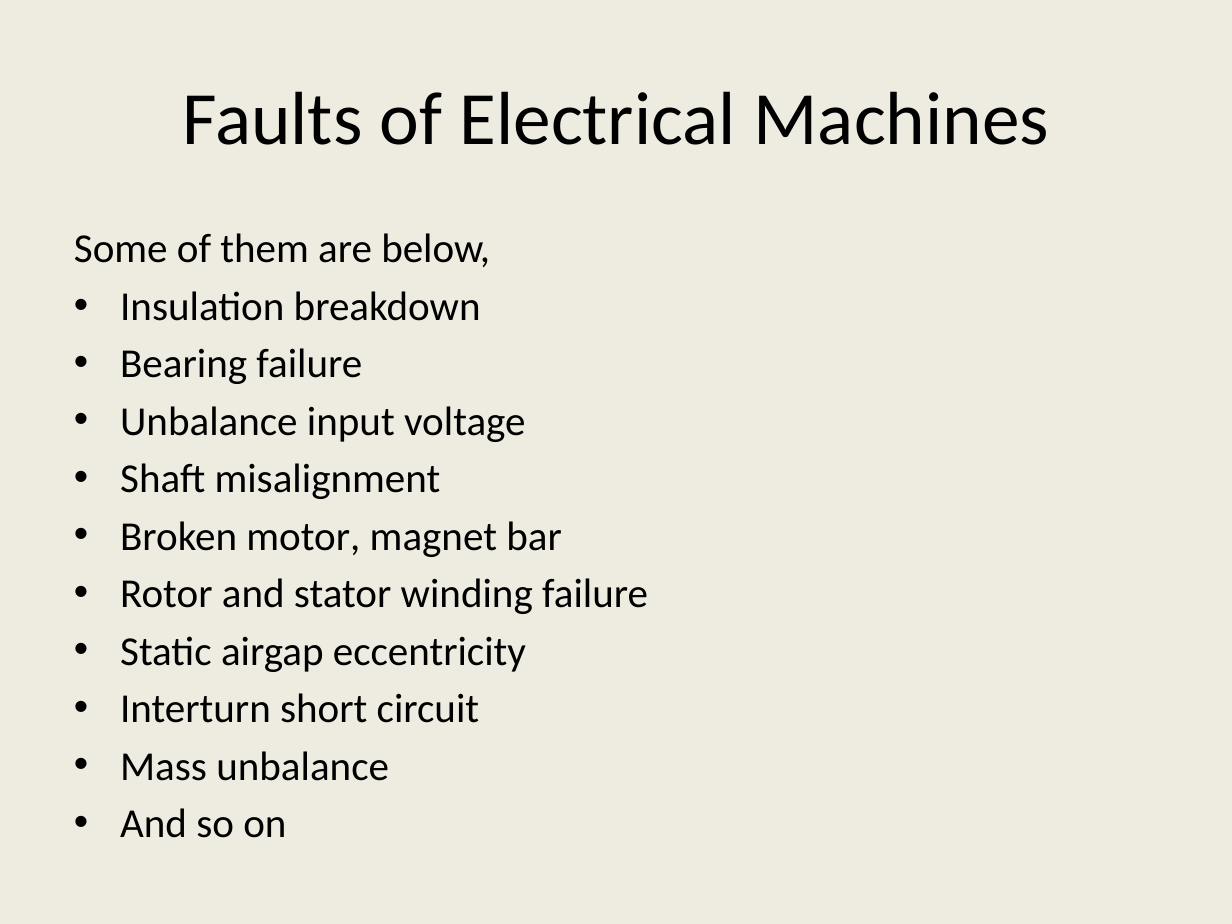
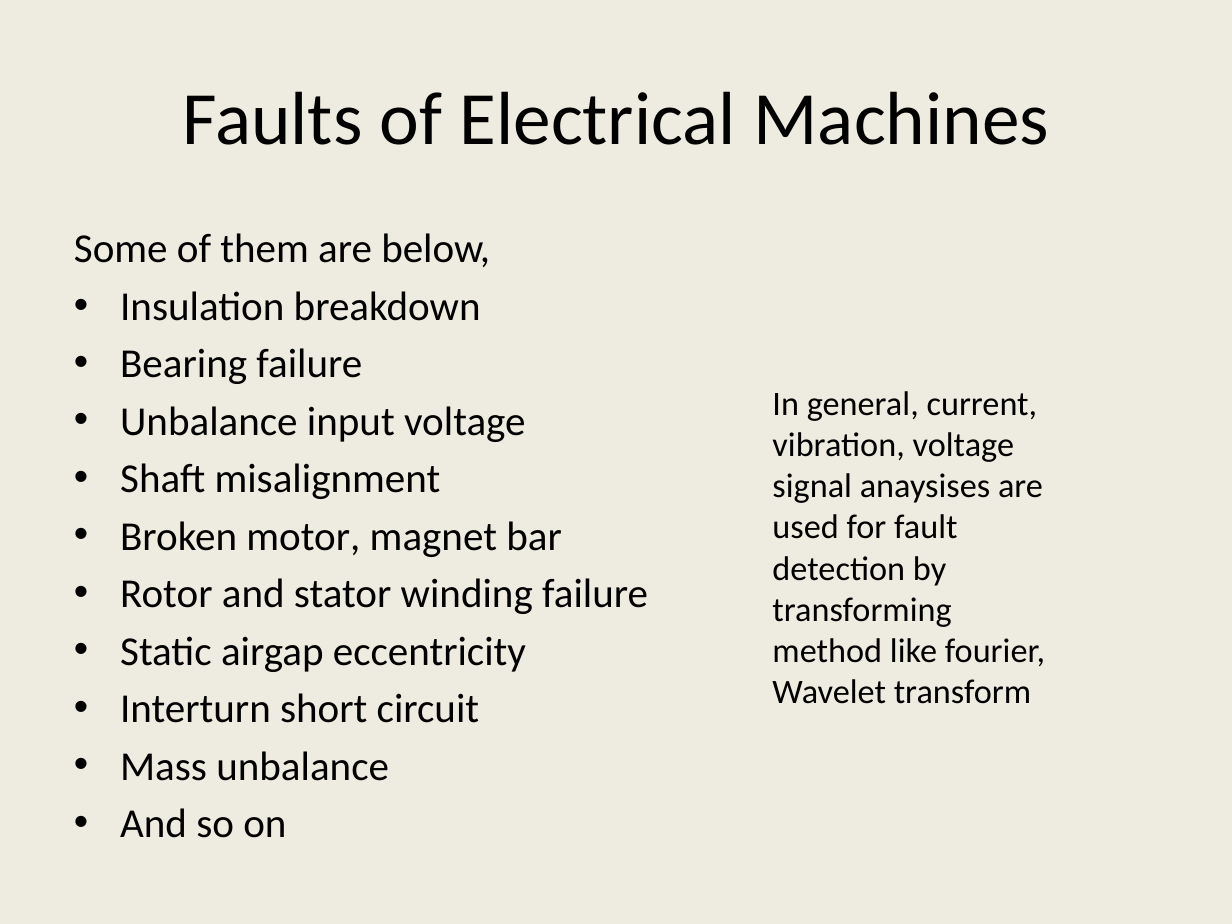
Before and after one commit to gungenibrahim/ee543-neural-network-and-deep-learning, a slide deck: slide 2 of ee543_sunum.pptx. Drawn at 1232x924 pixels with LibreOffice and Linux fonts; fonts in the diff are those of the drawing. Boxes give left, top, right and bottom in pixels: in the first picture for what was removed or moved away, otherwise in the second. Text is boxed around its words. In the diff, an @@ line names an element or a change of style, - is before the commit and + after.

```diff
--- a/ee543_sunum.pptx
+++ b/ee543_sunum.pptx
@@ text added at box(772, 391, 1045, 704), 20 pt, text #000000 @@
+In general, current, vibration, voltage signal anaysises are used for fault detection by transforming method like fourier, Wavelet transform
```
Also in this commit, not shown: 1 slide added.
